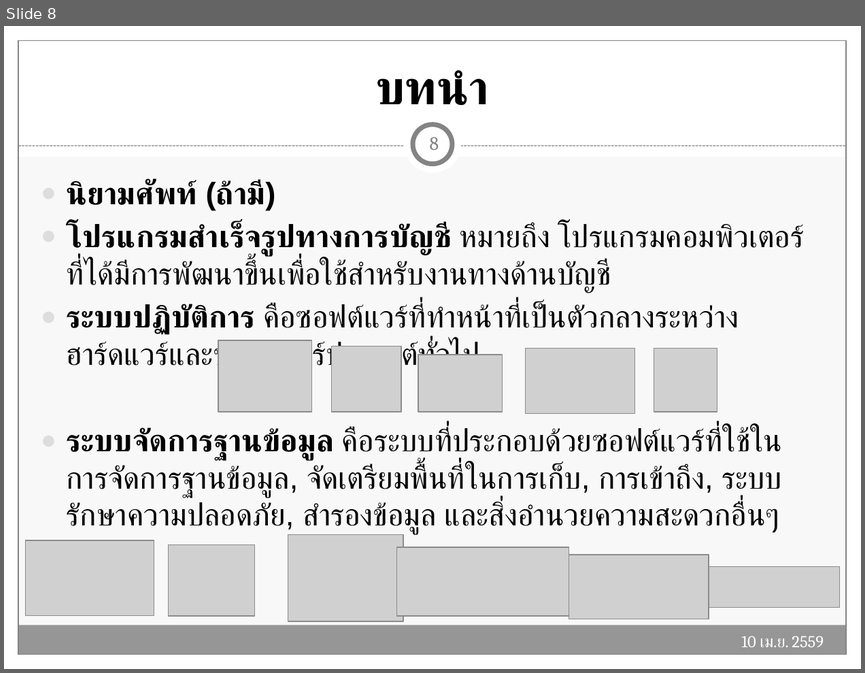
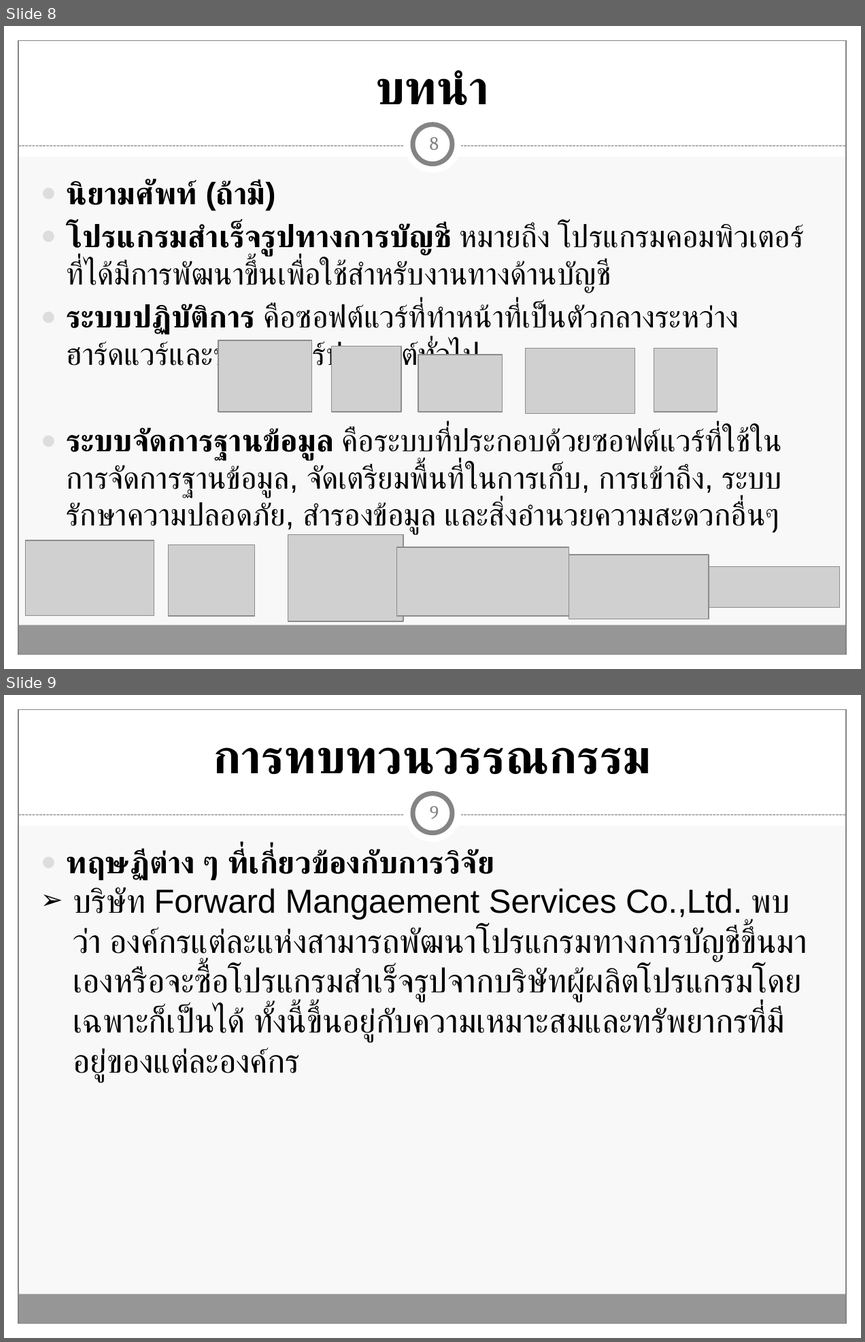
Before and after one commit to Tanandara/research, a slide deck: ฐานันดร์(โปรแกรมบัญชี RCIM)-Workshop (MBA).pptx. Shown one above the other, each under a label of ours: slide 8 before the commit, slides 8 and 9 after it. The pictures are 865x673 and 865x1342 pixels, drawn with LibreOffice and Linux fonts; fonts in the diff are those of the drawing; grey boxes stand for pictures. Boxes give left, top, right and bottom in pixels: in the first picture for what was removed or moved away, otherwise in the second. Text is boxed around its words. In the diff, an @@ line names an element or a change of style, - is before the commit and + after.

```diff
--- a/ฐานันดร์(โปรแกรมบัญชี RCIM)-Workshop (MBA).pptx
+++ b/ฐานันดร์(โปรแกรมบัญชี RCIM)-Workshop (MBA).pptx
@@ slide 9 added at (4, 695, 861, 1338), background #F8F8F8; not listed: 9 template elements that a slide beside it also shows @@
@@ title added at (213, 747, 651, 775), 40 pt, text #000000, bold @@
+การทบทวนวรรณกรรม
@@ page number added at (430, 806, 439, 819), 16 pt, text #848484 @@
+9
@@ text added at (67, 849, 806, 1082), 28 pt, text #000000 @@
+● ทฤษฏีต่าง ๆ ที่เกี่ยวข้องกับการวิจัย
+➢ บริษัท Forward Mangaement Services Co.,Ltd. พบว่า องค์กรแต่ละแห่งสามารถพัฒนาโปรแกรมทางการบัญชีขึ้นมาเองหรือจะซื้อโปรแกรมสำเร็จรูปจากบริษัทผู้ผลิตโปรแกรมโดยเฉพาะก็เป็นได้ ทั้งนี้ขึ้นอยู่กับความเหมาะสมและทรัพยากรที่มีอยู่ของแต่ละองค์กร
@@ slide 8 changed as well @@
@@ text removed at (741, 635, 823, 647) @@
-10 เม.ย. 2559
```
Also in this commit, not shown: 20 other slides changed.
